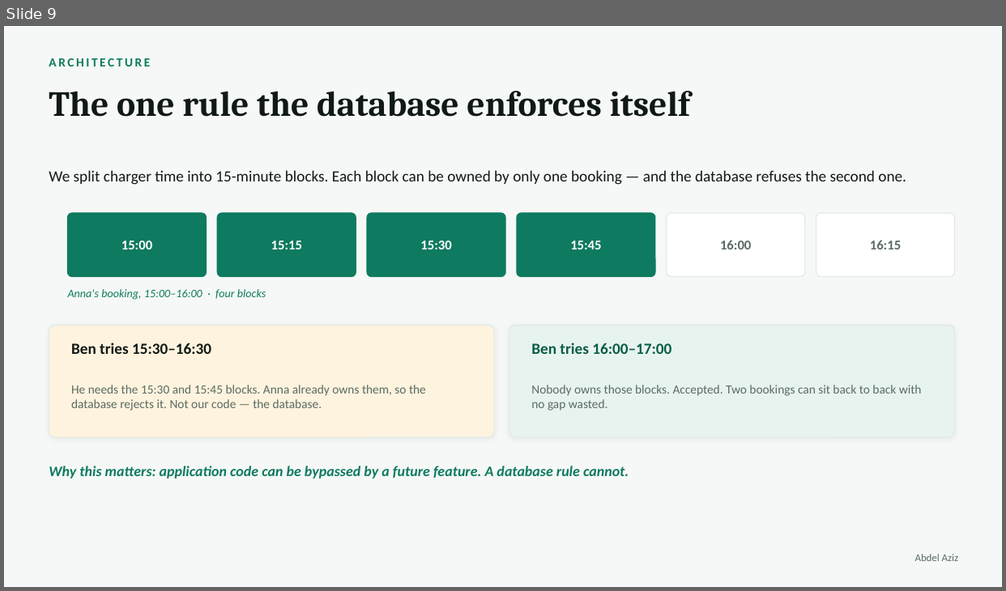
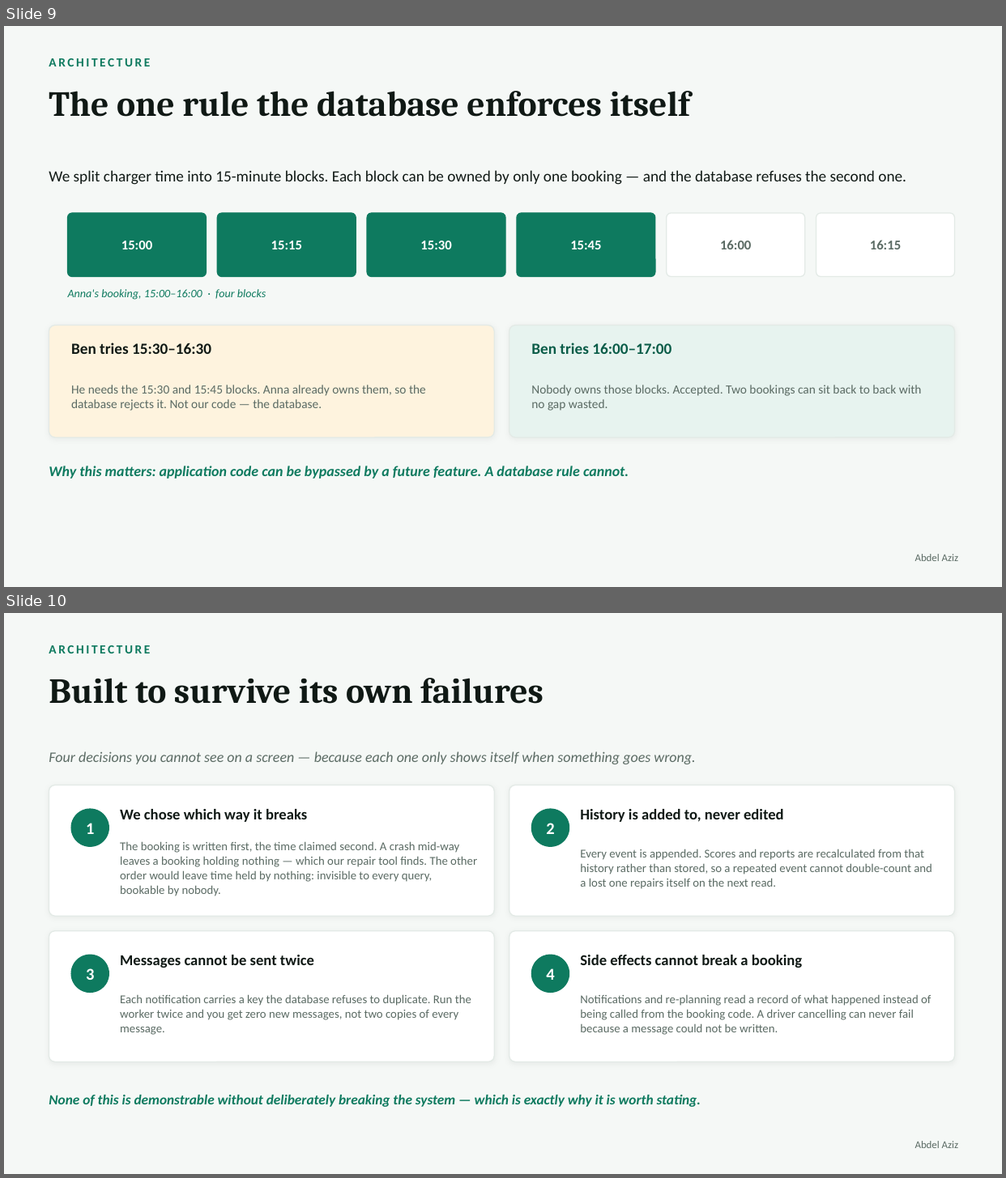
Before and after one commit to AyaSulyman/EVCharging-System, a slide deck: docs/presentation/ChargeHub-Presentation.pptx. Shown one above the other, each under a label of ours: slide 9 before the commit, slides 9 and 10 after it. The pictures are 1006x591 and 1006x1178 pixels, drawn with LibreOffice and Linux fonts; fonts in the diff are those of the drawing. Boxes give left, top, right and bottom in pixels: in the first picture for what was removed or moved away, otherwise in the second. Text is boxed around its words. In the diff, an @@ line names an element or a change of style, - is before the commit and + after.

```diff
--- a/docs/presentation/ChargeHub-Presentation.pptx
+++ b/docs/presentation/ChargeHub-Presentation.pptx
@@ slide 10 added at (4, 613, 1002, 1174), background #F5F8F6 @@
@@ text added at (49, 645, 150, 653), 12 pt, text #0E7A5F, bold @@
+ARCHITECTURE
@@ text added at (49, 678, 543, 704), 34 pt, text #101915, bold @@
+Built to survive its own failures
@@ text added at (49, 752, 695, 764), 14 pt, text #5B6B64, italic @@
+Four decisions you cannot see on a screen — because each one only shows itself when something goes wrong.
@@ rounded rectangle added at (49, 786, 494, 916), fill #FFFFFF, outline #E3EAE6 1 pt @@
@@ rounded rectangle added at (509, 786, 955, 916), fill #FFFFFF, outline #E3EAE6 1 pt @@
@@ ellipse added at (71, 809, 108, 846), fill #0E7A5F, outline #0E7A5F 1 pt @@
@@ text added at (86, 823, 94, 834), 16 pt, text #FFFFFF, bold @@
+1
@@ text added at (120, 809, 307, 822), 14.5 pt, text #101915, bold @@
+We chose which way it breaks
@@ ellipse added at (532, 809, 569, 846), fill #0E7A5F, outline #0E7A5F 1 pt @@
@@ text added at (546, 823, 554, 834), 16 pt, text #FFFFFF, bold @@
+2
@@ text added at (580, 809, 784, 822), 14.5 pt, text #101915, bold @@
+History is added to, never edited
@@ text added at (120, 841, 477, 897), 11.5 pt, text #5B6B64 @@
+The booking is written first, the time claimed second. A crash mid-way leaves a booking holding nothing — which our repair tool finds. The other order would leave time held by nothing: invisible to every query, bookable by nobody.
@@ text added at (580, 849, 932, 889), 11.5 pt, text #5B6B64 @@
+Every event is appended. Scores and reports are recalculated from that history rather than stored, so a repeated event cannot double-count and a lost one repairs itself on the next read.
@@ rounded rectangle added at (49, 931, 494, 1063), fill #FFFFFF, outline #E3EAE6 1 pt @@
@@ rounded rectangle added at (509, 931, 955, 1063), fill #FFFFFF, outline #E3EAE6 1 pt @@
@@ ellipse added at (71, 955, 108, 993), fill #0E7A5F, outline #0E7A5F 1 pt @@
@@ text added at (86, 969, 94, 980), 16 pt, text #FFFFFF, bold @@
+3
@@ text added at (120, 955, 314, 968), 14.5 pt, text #101915, bold @@
+Messages cannot be sent twice
@@ ellipse added at (532, 955, 569, 993), fill #0E7A5F, outline #0E7A5F 1 pt @@
@@ text added at (546, 969, 554, 980), 16 pt, text #FFFFFF, bold @@
+4
@@ text added at (580, 955, 802, 968), 14.5 pt, text #101915, bold @@
+Side effects cannot break a booking
@@ text added at (120, 995, 471, 1035), 11.5 pt, text #5B6B64 @@
+Each notification carries a key the database refuses to duplicate. Run the worker twice and you get zero new messages, not two copies of every message.
@@ text added at (580, 995, 931, 1035), 11.5 pt, text #5B6B64 @@
+Notifications and re-planning read a record of what happened instead of being called from the booking code. A driver cancelling can never fail because a message could not be written.
@@ text added at (49, 1095, 701, 1107), 13.5 pt, text #0E7A5F, bold, italic @@
+None of this is demonstrable without deliberately breaking the system — which is exactly why it is worth stating.
@@ text added at (915, 1141, 958, 1148), 10 pt, text #5B6B64 @@
+Abdel Aziz
```
Also in this commit, not shown: 1 other slide added, 7 other files.
